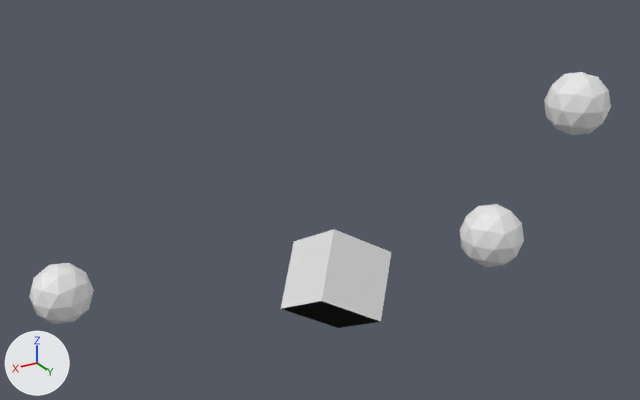
One commit to the Blender file project/Resources/Blender/01_12.blend: the scene before it, then after it.
One viewpoint serves both versions: a camera (50 mm lens) standing at (11.63, 18.51, 11.81) and looking at (-1.48, -3.34, 0.88). Lighting does not change. The marker at lower left points along +X, +Y and +Z. Materials are left out; every surface is plain grey.

Objects in the first picture: 'Cube', 'ICO球', 'ICO球.001', 'ICO球.002'.
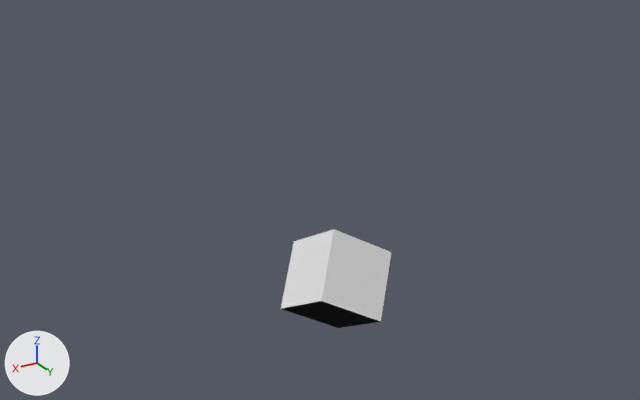
Diff of the bpy script that builds the scene:
```diff
--- a/project/Resources/Blender/01_12.blend.py
+++ b/project/Resources/Blender/01_12.blend.py
@@ ob_ico球 @@
-ob_ico球 = bpy.data.objects.new('ICO球', me_ico球)
-ob_ico球.location = (-5.64, 0.0, 0.0)
@@ ob_ico球_001 @@
-ob_ico球_001 = bpy.data.objects.new('ICO球.001', me_ico球_001)
-ob_ico球_001.parent = ob_ico球
-ob_ico球_001.matrix_parent_inverse = Matrix(((1.0, 0.0, 0.0, 5.64), (0.0, 1.0, 0.0, 0.0), (0.0, 0.0, 1.0, 0.0), (0.0, 0.0, 0.0, 1.0)))
-ob_ico球_001.location = (-8.72, 0.0, 3.743)
@@ ob_ico球_002 @@
-ob_ico球_002 = bpy.data.objects.new('ICO球.002', me_ico球_002)
-ob_ico球_002.parent = ob_ico球_001
-ob_ico球_002.matrix_parent_inverse = Matrix(((1.0, 0.0, 0.0, 8.72), (0.0, 1.0, 0.0, 0.0), (0.0, 0.0, 1.0, -3.743), (0.0, 0.0, 0.0, 1.0)))
-ob_ico球_002.location = (5.872, -7.168, -2.154)
```

Changed parts and their boxes (x1, y1, x2, y2) in the pictures (640 x 400 px):
'ICO球.001', deleted
    before: (544, 72, 611, 135)
'ICO球', deleted
    before: (460, 204, 524, 267)
'ICO球.002', deleted
    before: (29, 263, 94, 324)
